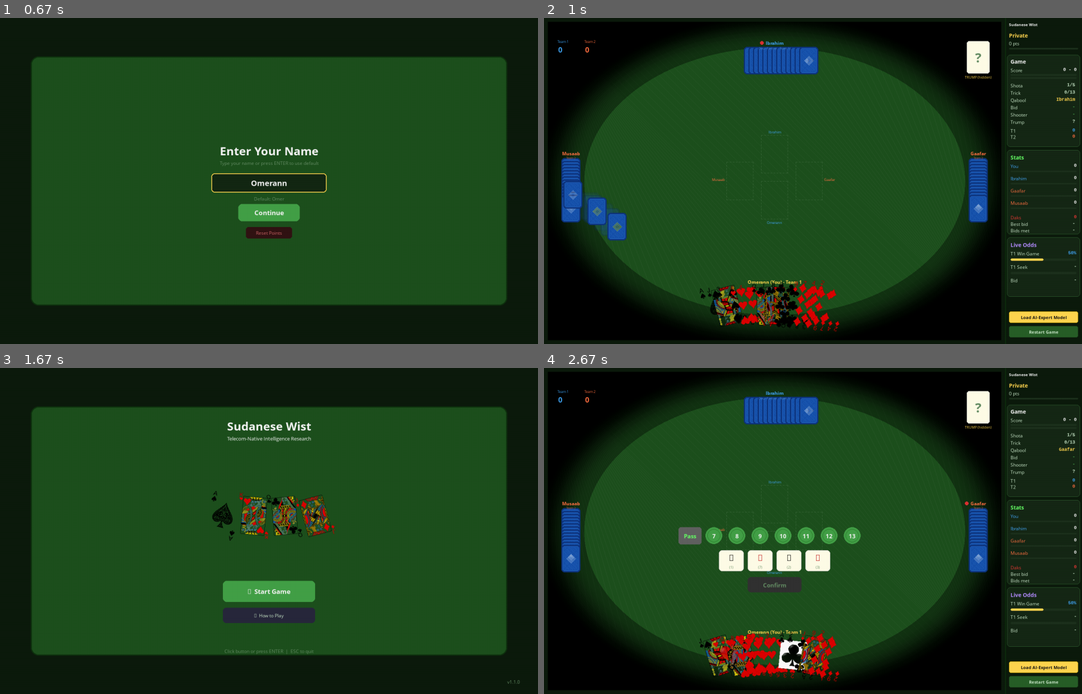
Above: before the commit, frames 1-4 (two rows, left to right).
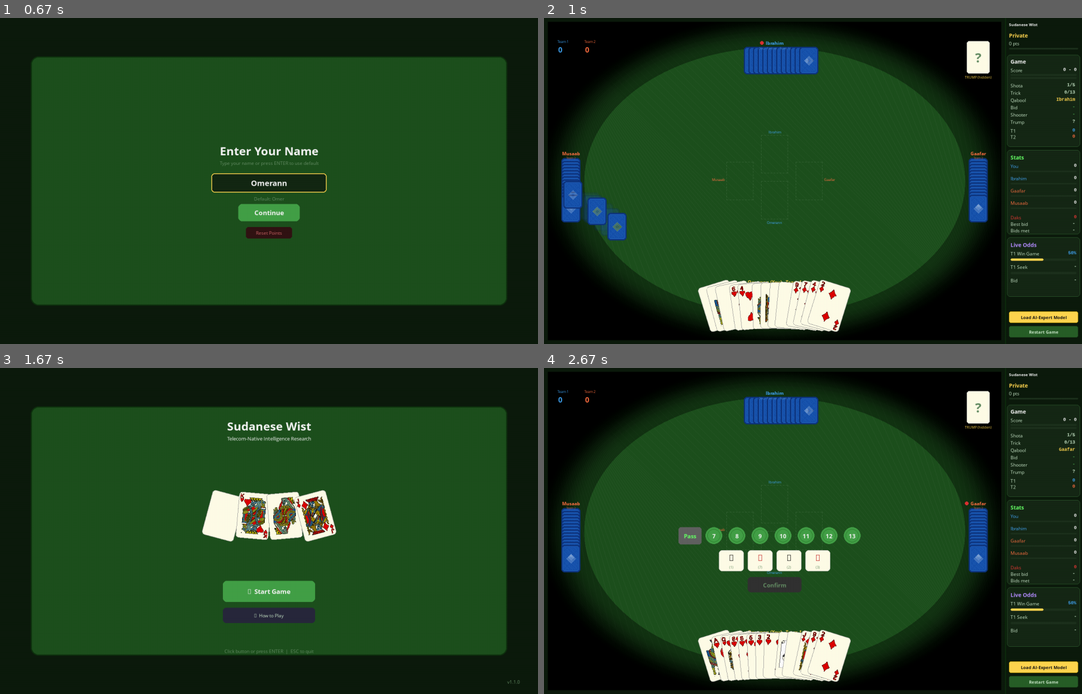
Above: after the commit, the same moments.

Repository: aamagzoub/engineering-intelligence
Game: pygame game, started from gui_pygame/main.py
Same seed, same stepped clock (60 frames per second), same inputs: the game is played once before the commit and once after it.
Inputs (mouse positions are in pixels of both pictures, inside the frame that each line leads up to):
- Up to frame 1 (0.67 s): type "ann" at 0.33 s
- Up to frame 2 (1 s): tap Enter at 0.67 s; click "▶ Start Game" at 0.93 s
- Up to frame 3 (1.67 s): click "Restart Game" at 1.27 s; click "Continue" at 1.6 s
- Up to frame 4 (2.67 s): tap Enter at 1.88 s; click (786, 615) at 2.27 s; click (796, 475) at 2.6 s

Frame 1 is identical in both runs. In frame 2, 3.8% of the frame differs, in the area x 28-57%, y 80-97%; in frame 3, 2.9%; in frame 4, 3.7%.

Commit message:
Fix card PNG rendering: white background, black-as-transparent, proper card shape

Diff:
--- a/gui_pygame/card_renderer.py
+++ b/gui_pygame/card_renderer.py
@@ -43,8 +43,21 @@
     img_path = _get_card_image_path(rank, suit)
     if img_path:
         try:
-            img = pygame.image.load(img_path).convert_alpha()
-            surf = pygame.transform.smoothscale(img, (width, height))
+            img = pygame.image.load(img_path).convert()
+            # Create a white card background with rounded corners.
+            surf = pygame.Surface((width, height), pygame.SRCALPHA)
+            card_rect = pygame.Rect(0, 0, width, height)
+            pygame.draw.rect(surf, CARD_WHITE, card_rect, border_radius=CARD_RADIUS)
+            # Scale the PNG to fit inside with a small margin.
+            margin = 3
+            inner_w = width - margin * 2
+            inner_h = height - margin * 2
+            scaled_img = pygame.transform.smoothscale(img, (inner_w, inner_h))
+            # Replace black background pixels with white before blitting.
+            scaled_img.set_colorkey((0, 0, 0))
+            surf.blit(scaled_img, (margin, margin))
+            # Card border.
+            pygame.draw.rect(surf, (150, 150, 150), card_rect, width=1, border_radius=CARD_RADIUS)
             _card_image_cache[cache_key] = surf
             return surf
         except Exception:
